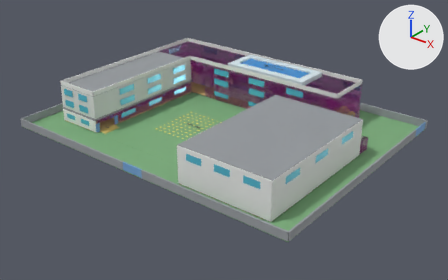
Two versions of the Blender file assets/blender/v2/B02/b02_school_blockout.blend, one commit apart.
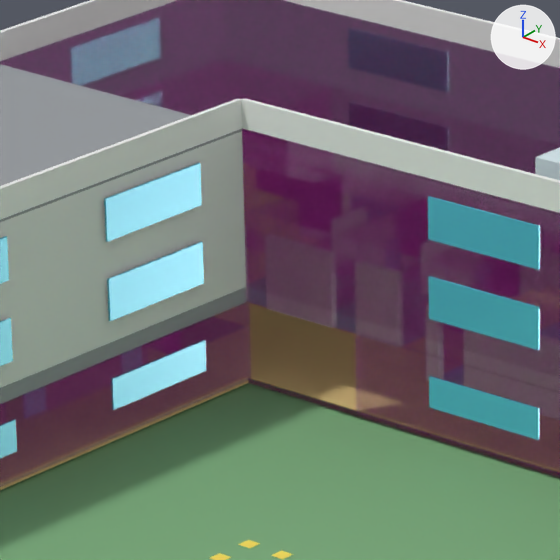
Each version is shown whole from a 50 mm lens placed at (113.6, -94.2, 66.5), pointed at (24.8, 16.8, -2.3), then close up on the part from 36% to 52% of the width and 15% to 41% of the height. Lighting does not change. The marker at upper right points along +X, +Y and +Z. The first two pictures are the older version.

Script lines for the objects in view, before the commit:
```python
me_vis_courtyardsurface = bpy.data.meshes.new('VIS_CourtyardSurface')
me_vis_courtyardsurface.from_pydata([(-16.7, -18.0, 0.0), (-16.7, -18.0, 0.0), (-16.7, 18.0, 0.0), (-16.7, 18.0, 0.0), (16.7, -18.0, 0.0), (16.7, -18.0, 0.0), (16.7, 18.0, 0.0), (16.7, 18.0, 0.0)], [], [(0, 1, 3, 2), (2, 3, 7, 6), (6, 7, 5, 4), (4, 5, 1, 0), (2, 6, 4, 0), (7, 3, 1, 5)])
me_vis_courtyardsurface.materials.append(mat_mat_yard_green)  # green #7cad7c
me_vis_floor_toiletfront = bpy.data.meshes.new('VIS_Floor_ToiletFront')
me_vis_floor_toiletfront.from_pydata(...)  # a box spanning x -4.5..4.5, y -1.0..1.0, z -0.02..0.02
me_vis_floor_toiletfront.materials.append(mat_mat_corridor_ochre)  # yellow #d7bc7c
me_vis_roof_west = bpy.data.meshes.new('VIS_Roof_West')
me_vis_roof_west.from_pydata([(-6.3, -18.0, -0.1), (-6.3, -18.0, 0.1), (-6.3, 18.0, -0.1), (-6.3, 18.0, 0.1), (6.3, -18.0, -0.1), (6.3, -18.0, 0.1), (6.3, 18.0, -0.1), (6.3, 18.0, 0.1)], [], [(0, 1, 3, 2), (2, 3, 7, 6), (6, 7, 5, 4), (4, 5, 1, 0), (2, 6, 4, 0), (7, 3, 1, 5)])
me_vis_roof_west.materials.append(mat_mat_roof_gray)  # grey #95999e
ob_vis_courtyardsurface = bpy.data.objects.new('VIS_CourtyardSurface', me_vis_courtyardsurface)
ob_vis_courtyardsurface.location = (16.7, 14.5, -0.28)
ob_vis_floor_toiletfront = bpy.data.objects.new('VIS_Floor_ToiletFront', me_vis_floor_toiletfront)
ob_vis_floor_toiletfront.location = (-2.1, 37.5, 0.02)
ob_vis_roof_west = bpy.data.objects.new('VIS_Roof_West', me_vis_roof_west)
ob_vis_roof_west.location = (-6.3, 14.5, 9.65)
# also in view: 'VIS_WindowGuide_3F_Courtyard_1' at (11.4, 32.3, 8.3); 'VIS_Floor_CorridorNorth' at (23.7, 34.5, 0.0); 'VIS_RoofGuard_NorthOuter' at (17.4, 45.4, 10.2); 'VIS_WindowGuide_2F_WestCourtyard_3' at (0.2, 27.5, 5.3); 'VIS_WindowGuide_1F_WestCourtyard_3' at (0.2, 27.5, 1.7)
```
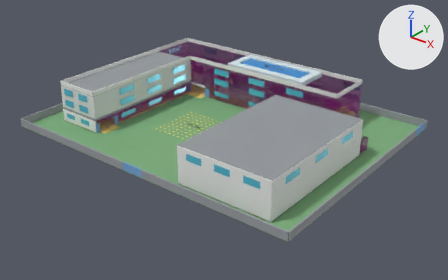
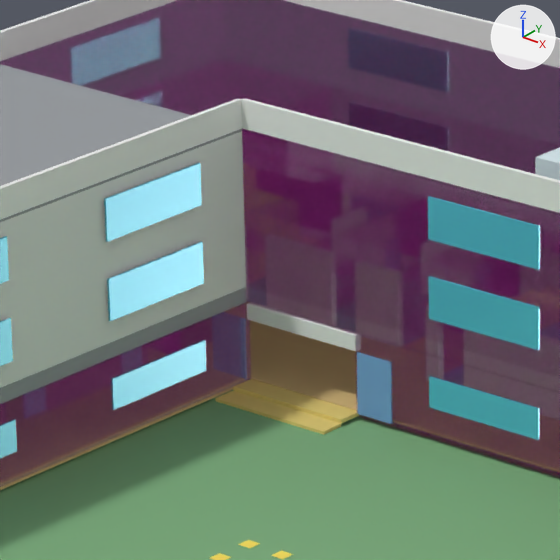
Location of each change, [x1, y1, x2, y2] in pixels of the close-ups (560 x 560 px):
'VIS_NorthWingSouthEntryDoor_Open_R', added (blue): after [357, 352, 392, 424]
'VIS_NorthWingSouthEntryStep02', added (yellow): after [233, 379, 359, 423]
'VIS_Wall_Lintel_NorthWingSouthEntry', added: after [247, 303, 357, 351]
'VIS_NorthWingSouthEntryStep01', added (yellow): after [215, 390, 341, 435]
'VIS_Floor_ToiletFront', unchanged, covered by the edit: before [249, 303, 356, 358]; after [250, 320, 356, 358]

The edits, one by one:
Mesh me_vis_wall_lintel_northwingsouthentry is new.
It is a box spanning x 0.15..5.4, y 32.35..32.65, z 2.4..3.0.
It uses material mat_mat_wall_white (white #eaecea).
Mesh me_vis_northwingsouthentrydoor_open_r is new.
It is a box spanning x 5.5..7.1, y 32.3..32.38, z 0.0..2.4.
It uses material mat_mat_door_blue (blue #76a6d7).
Mesh me_vis_northwingsouthentrystep02 is new.
It is a box spanning x 0.15..5.4, y 31.5..32.5, z -0.15..0.0.
It uses material mat_mat_stair_yellow (yellow #e5ce76).
Mesh me_vis_northwingsouthentrystep01 is new.
It is a box spanning x 0.15..5.4, y 30.5..31.5, z -0.3..-0.15.
It uses material mat_mat_stair_yellow (yellow #e5ce76).
Object 'VIS_Wall_Lintel_NorthWingSouthEntry' (ob_vis_wall_lintel_northwingsouthentry) is new; it shows me_vis_wall_lintel_northwingsouthentry.
Its location is (0.0, 0.0, 0.0).
Object 'VIS_NorthWingSouthEntryDoor_Open_R' (ob_vis_northwingsouthentrydoor_open_r) is new; it shows me_vis_northwingsouthentrydoor_open_r.
Its location is (0.0, 0.0, 0.0).
Object 'VIS_NorthWingSouthEntryStep02' (ob_vis_northwingsouthentrystep02) is new; it shows me_vis_northwingsouthentrystep02.
Its location is (0.0, 0.0, 0.0).
Object 'VIS_NorthWingSouthEntryStep01' (ob_vis_northwingsouthentrystep01) is new; it shows me_vis_northwingsouthentrystep01.
Its location is (0.0, 0.0, 0.0).
